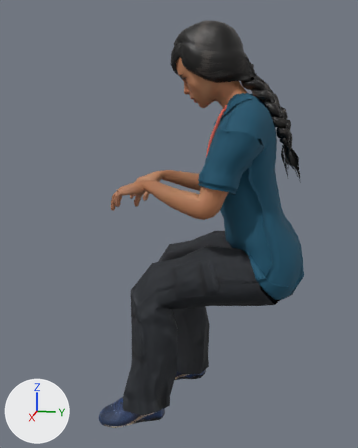
Two versions of the glTF model assets/props/people-devi-sit-laptop.glb, one commit apart.
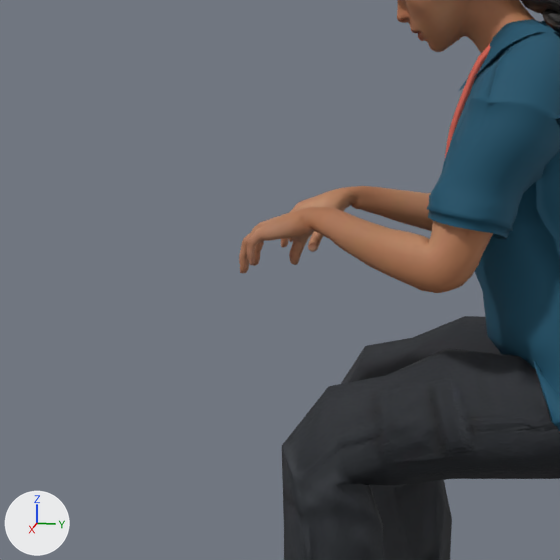
Each version appears first whole from a 50 mm lens placed at (1.529, 0.349, 0.044), pointed at (0.0, 0.043, -0.338), and next in a close-up on the part from 0% to 73% of the width and 19% to 77% of the height. Lighting does not change. The marker at lower left points along +X, +Y and +Z. The older version's two pictures come first. Vertices at exactly the same position are counted once.

The older version as bpy lines, for what is in view:
```python
me_base_001 = bpy.data.meshes.new('base.001')
me_base_001.from_pydata(...)  # 24642 vertices, 41418 faces; spans x -0.233..0.233, y -0.202..0.442, z -0.995..0.273
me_base_001.materials.append(mat_human_body)  # picture img_people_devi_sit_laptop__2_young_lightskinned_female_diffuse3_png
me_base_001.materials.append(mat_held_lanyard__0_8__0_15__0_1)  # red #e76c59
me_base_001.materials.append(mat_held_id_card__0_95__0_95__0_93)  # white #f9f9f7
me_base_001.materials.append(mat_held_id_stripe__0_8__0_15__0_1)  # red #e76c59
me_base_001.materials.append(mat_held_id_photo)  # light grey #c4bcb5
me_base_001.materials.append(mat_held_badge_silver)  # white #e7e8eb
me_base_001.materials.append(mat_human_cortu_cargo_pants)
me_base_001.materials.append(mat_human_elvs_double_mh_braid)
me_base_001.materials.append(mat_human_eyebrow012)
me_base_001.materials.append(mat_human_eyelashes02)
me_base_001.materials.append(mat_human_low_poly)  # picture img_people_devi_sit_laptop__1_brown_eye_png_001
me_base_001.materials.append(mat_human_namuhekam_male_polo_shirt)  # picture img_people_devi_sit_laptop__6_polo_base_color_png
me_base_001.materials.append(mat_human_shoes06)  # picture img_shoes06_diffuse
me_base_001.materials.append(mat_human_teeth_base)  # picture img_teeth
ob_people_devi_sit_laptop = bpy.data.objects.new('people-devi-sit-laptop', me_base_001)
ob_people_devi_sit_laptop.location = (0.0, 0.0, 0.0)
```
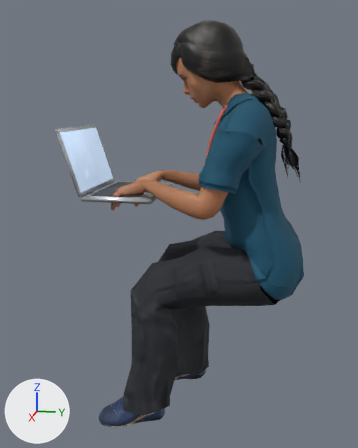
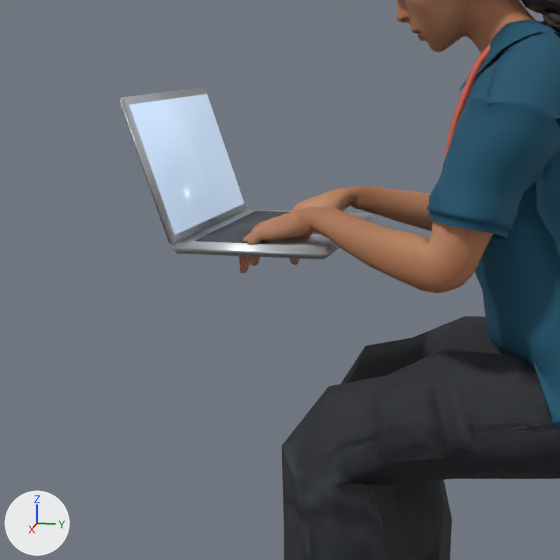
The newer file is also turned or shifted as a whole; pictures and numbers use the older file's frame.

Where the change shows, as pixel boxes [x1, y1, x2, y2] in the close-ups (560 x 560 px):
'people-devi-sit-laptop', reshaped
    before: [239, 0, 560, 560]
    after: [119, 0, 560, 560]
part 1 of me_base_001, added
    after: [195, 211, 289, 244]
part 2 of me_base_001, added
    after: [173, 209, 375, 259]
part 3 of me_base_001, added
    after: [119, 88, 247, 245]
part 4 of me_base_001, added
    after: [129, 94, 244, 235]

The change, as a list of edits to the scene's bpy script:
```text
Add mat_held_laptop_screen:
    mat_held_laptop_screen = principled_material('Held.laptop screen')
    mat_held_laptop_screen.base_color = (0.36, 0.45, 0.58)  # greyish blue #a2b3c8
    mat_held_laptop_screen.roughness = 0.25
    mat_held_laptop_screen.emission_color = (0.34, 0.43, 0.56)  # greyish blue #9eafc5
    mat_held_laptop_screen.emission_strength = 1.0
Add mat_held_laptop_keys:
    mat_held_laptop_keys = principled_material('Held.laptop keys')
    mat_held_laptop_keys.base_color = (0.055, 0.055, 0.06)  # dark grey #424245
    mat_held_laptop_keys.roughness = 0.6
Add mat_held_laptop:
    mat_held_laptop = principled_material('Held.laptop')
    mat_held_laptop.base_color = (0.6, 0.62, 0.65)  # light grey #cbced3
    mat_held_laptop.metallic = 0.85
    mat_held_laptop.roughness = 0.38
Change me_base_001:
    used by ob_people_devi_sit_laptop; location = (0.0, 0.0, 0.0)
    remove me_base_001.from_pydata(...)  # 24642 vertices, 41418 faces; spans x -0.233..0.233, y -0.202..0.442, z -0.995..0.273
    add me_base_001.from_pydata(...)  # 24730 vertices, 41574 faces; spans x -0.233..0.233, y -0.295..0.442, z -0.995..0.273
    me_base_001 part 1: a new loose piece, a box spanning x -0.1354..0.1345, y -0.2023..-0.1023, z -0.231..-0.229, in mat_held_laptop_keys (dark grey #424245)
    me_base_001 part 2: a new loose piece of 32 vertices spanning x -0.16..0.16, y -0.227..-0.007, z -0.245..-0.231, in mat_held_laptop (light grey #cbced3)
    me_base_001 part 3: a new loose piece of 32 vertices spanning x -0.16..0.16, y -0.295..-0.224, z -0.233..-0.033, in mat_held_laptop (light grey #cbced3)
    me_base_001 part 4
    8 vertices are added at x -0.148..0.148, y -0.285..-0.225, z -0.22..-0.042
    12 new faces join them, mat_held_laptop_screen (greyish blue #a2b3c8, glowing greyish blue #9eafc5)
    other edits to the shape of me_base_001 do not show in these pictures
    add me_base_001.materials.append(mat_held_laptop)  # light grey #cbced3
    add me_base_001.materials.append(mat_held_laptop_keys)  # dark grey #424245
    add me_base_001.materials.append(mat_held_laptop_screen)  # greyish blue #a2b3c8, glowing greyish blue #9eafc5
```
